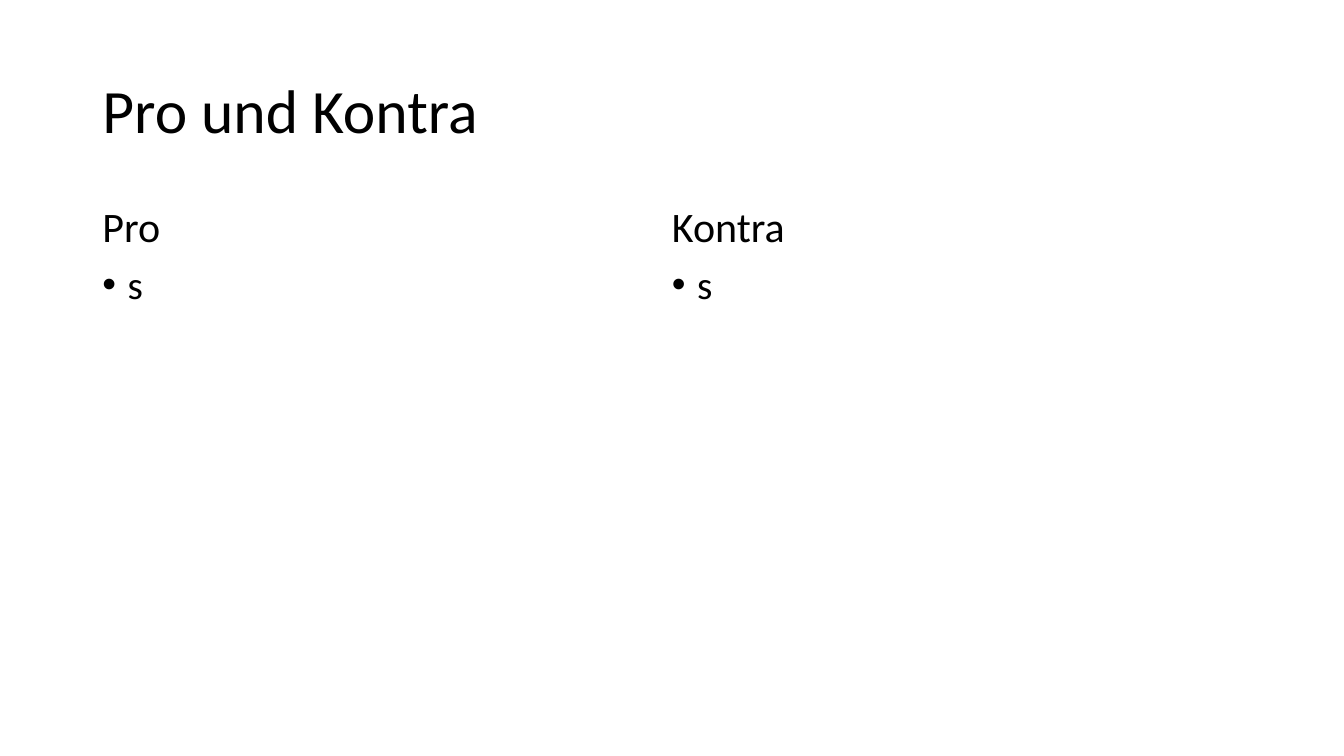
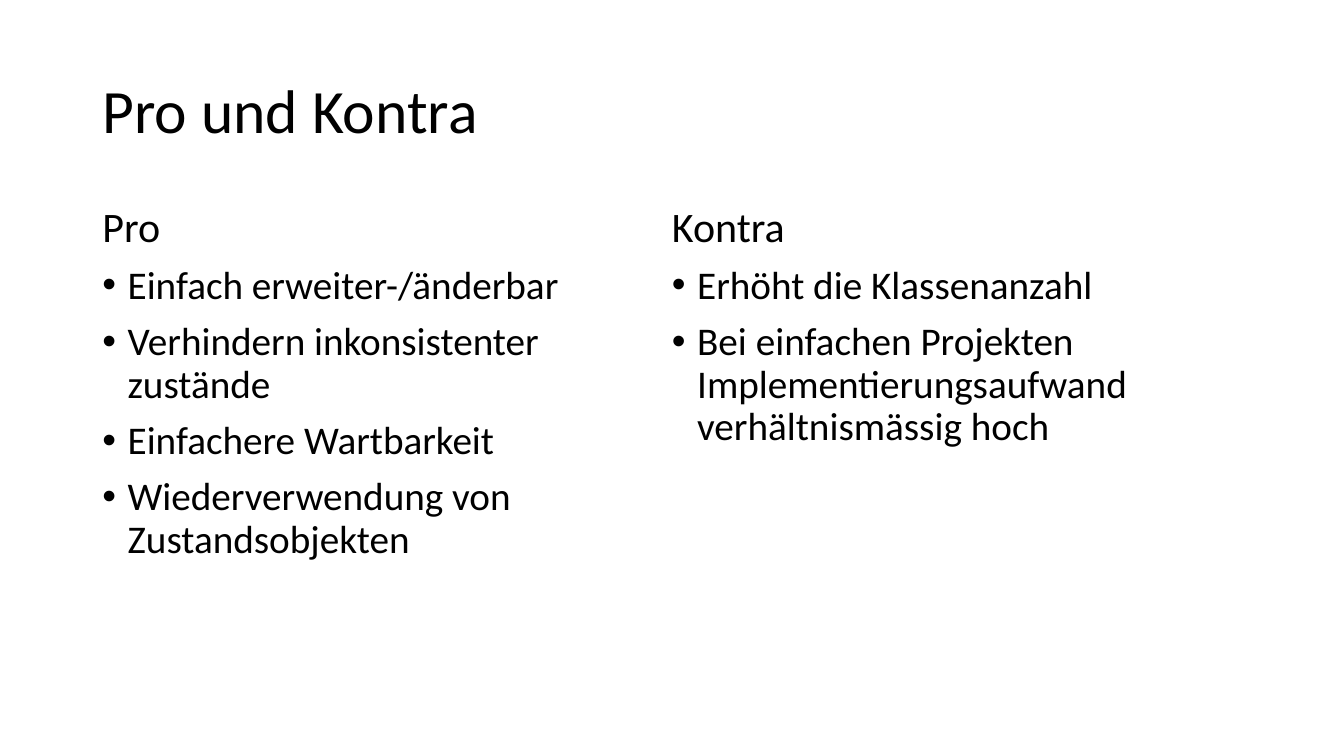
Before and after one commit to zyssm4/ch.bfh.btx8081.w2015.red, a slide deck: slide 4 of doc/Task12/Task 12.pptx (slide 3 before the commit). Drawn at 1344x756 pixels with LibreOffice and Linux fonts; fonts in the diff are those of the drawing. Boxes give left, top, right and bottom in pixels: in the first picture for what was removed or moved away, otherwise in the second. Text is boxed around its words. In the diff, an @@ line names an element or a change of style, - is before the commit and + after.

```diff
--- a/doc/Task12/Task 12.pptx
+++ b/doc/Task12/Task 12.pptx
@@ text at (128,271,558,560): text changed @@
-• s
+• Einfach erweiter-/änderbar
+• Verhindern inkonsistenter zustände
+• Einfachere Wartbarkeit
+• Wiederverwendung von Zustandsobjekten
@@ text at (697,271,1127,447): text changed @@
-• s
+• Erhöht die Klassenanzahl
+• Bei einfachen Projekten Implementierungsaufwand verhältnismässig hoch
```
Also in this commit, not shown: 1 slide added.
